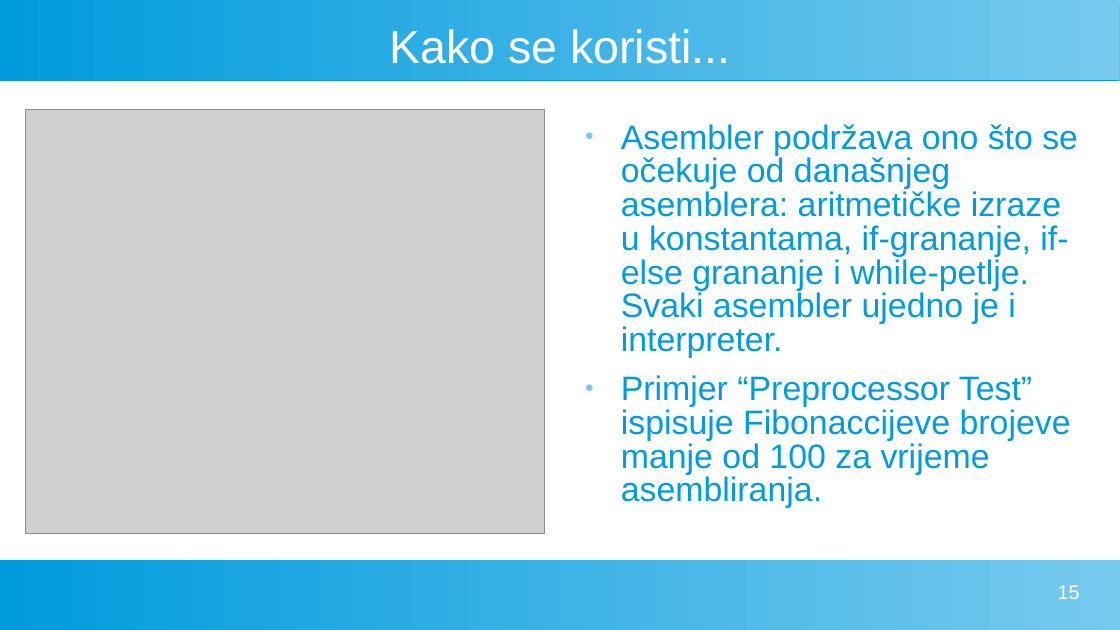
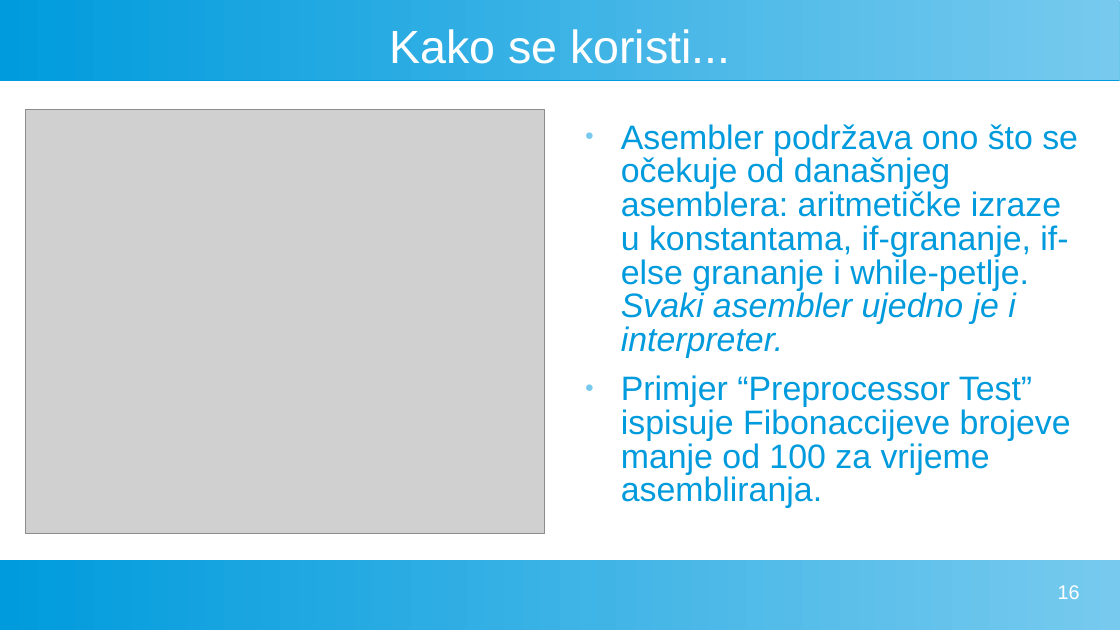
Before and after one commit to FlatAssembler/FlatAssembler.github.io, a slide deck: slide 16 of PicoBlaze/PicoBlaze.ppt (slide 15 before the commit). Drawn at 1120x630 pixels with LibreOffice and Linux fonts; fonts in the diff are those of the drawing; grey boxes stand for pictures. Boxes give left, top, right and bottom in pixels: in the first picture for what was removed or moved away, otherwise in the second. Text is boxed around its words. In the diff, an @@ line names an element or a change of style, - is before the commit and + after.

```diff
--- a/PicoBlaze/PicoBlaze.ppt
+++ b/PicoBlaze/PicoBlaze.ppt
@@ text at [621,124,1078,358]: italic on in "Svaki asembler ujedno je i interpreter." @@
@@ page number at [1058,585,1080,599]: text changed @@
-15
+16
```
Also in this commit, not shown: 2 other slides changed, 2 slides added.
